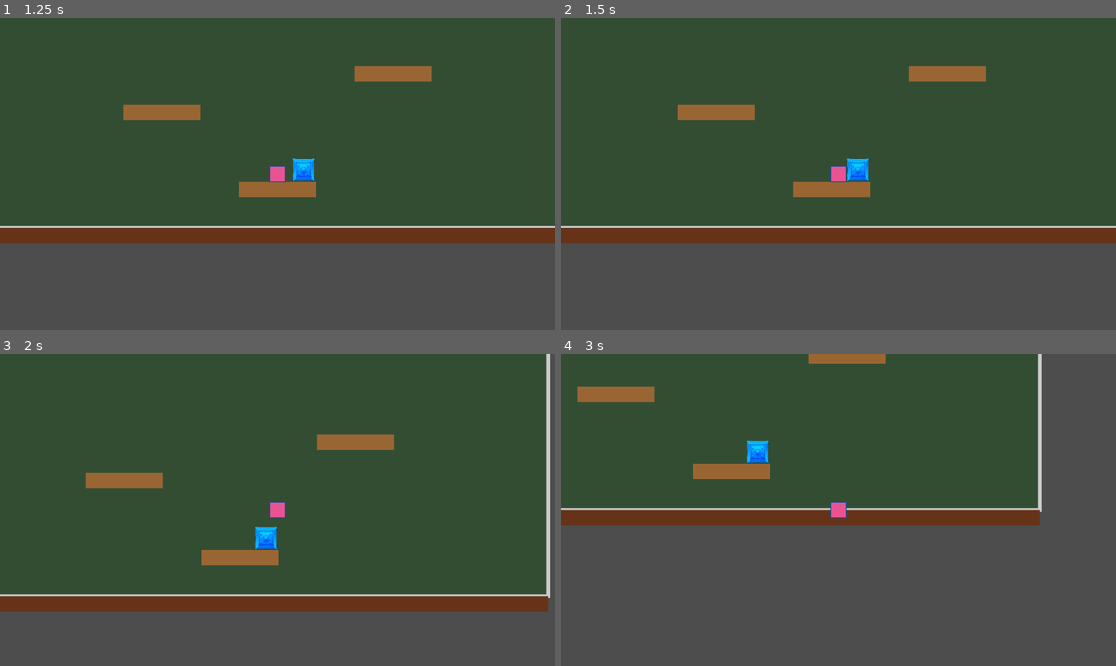
Above: before the commit, frames 1-4 (two rows, left to right).
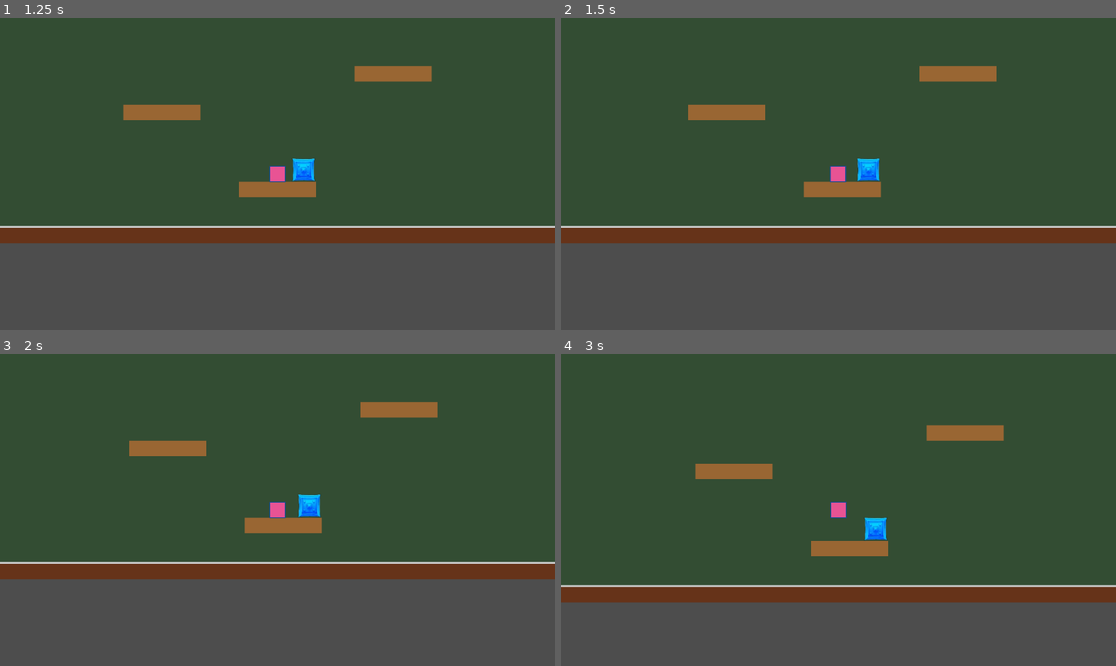
Above: after the commit, the same moments.

Repository: d-v-b/ld58
Game: Godot game, scene res://scenes/main_menu.tscn
Two runs of this game, one before a commit and one after it. Both use one fixed random seed, a clock stepped at 60 frames per second and the inputs below.
Inputs (mouse positions are in pixels of both pictures, inside the frame that each line leads up to):
- Up to frame 1 (1.25 s): click "Start" at 0.5 s
- Up to frame 2 (1.5 s): tap Enter at 1.25 s; move the mouse to (866, 170) at 1.27 s; press the mouse at (866, 170) at 1.28 s; hold Right (ui_right) from 1.28 s (still down)
- Up to frame 3 (2 s): keep holding Right (ui_right); tap Space (action_jump) at 1.52, 1.55, 1.82 s
- Up to frame 4 (3 s): move the mouse to (727, 525) at 2.02 s; release the mouse at (727, 525) at 2.03 s; tap Space (action_jump) at 2.1, 2.27, 2.57 s; click (727, 525) at 2.3 s; move the mouse to (894, 441) at 2.77 s; release Right (ui_right) at 2.78 s; press the mouse at (894, 441) at 2.78 s; hold Left (ui_left) from 2.78 s (still down)

Frame 1 is identical in both runs. In frame 2, 1.0% of the frame differs, in the area x 21-79%, y 15-58%; in frame 3, 21%; in frame 4, 40%, in the area x 0-100%, y 0-80%.

Commit message:
add mouse-centric movement controls, add mining block explosion mechanic

Diff:
--- a/Collector/scripts/mining_block.gd
+++ b/Collector/scripts/mining_block.gd
@@ -1,21 +1,42 @@
-extends Node2D
+extends StaticBody2D
 
 signal mine
 signal destroy
 
 @export var health: int = 5
+@export var pushback_force: float = 100.0
 
 func _on_mine() -> void:
+	print("_on_mine called!")
 	reduce_health()
+	push_player_away()
 
 func _on_destroy() -> void:
 	queue_free()
 
 func _on_input_event(viewport: Node, event: InputEvent, shape_idx: int) -> void:
+	print("_on_input_event called with event: ", event)
 	if event.is_action_pressed("action_mine"):
+		print("Mining action detected, emitting mine signal")
 		mine.emit()
+		# Consume the event so it doesn't reach the player
+		get_viewport().set_input_as_handled()
 
 func reduce_health(value: int = 1):
 	health -= value
 	if health <= 0:
 		destroy.emit()
+
+func push_player_away():
+	# Find the player in the scene
+	var player = get_tree().get_first_node_in_group("player")
+	if player:
+		var direction = (player.global_position - global_position).normalized()
+		var force = direction * pushback_force
+		print("Pushing player away with force: ", force)
+		if player.has_method("apply_pushback"):
+			player.apply_pushback(force)
+		else:
+			print("Player doesn't have apply_pushback method!")
+	else:
+		print("Player not found in group!")
--- a/Collector/scripts/player.gd
+++ b/Collector/scripts/player.gd
@@ -1,7 +1,7 @@
 extends CharacterBody2D
 
-@export var speed = 300.0
-@export var jump_velocity = -400.0
+@export var impulse_strength = 500.0
+@export var friction = 0.9
 
 var gravity = ProjectSettings.get_setting("physics/2d/default_gravity")
 
@@ -11,24 +11,53 @@
 	rect_shape.size = Vector2(40, 40)
 	collision_shape.shape = rect_shape
 
+	# Add to player group so mining blocks can find us
+	add_to_group("player")
+
 func _physics_process(delta):
+	# Handle mouse input first, before physics
+	handle_mouse_input()
+
 	if not is_on_floor():
 		velocity.y += gravity * delta
+	else:
+		# Apply friction when on the ground
+		velocity.x *= friction
 
-	if Input.is_action_just_pressed("action_jump") and is_on_floor():
-		velocity.y = jump_velocity
-
-	handle_input()
 	move_and_slide()
 
-func handle_input():
-	var input_dir = 0
-	if Input.is_action_pressed("ui_left"):
-		input_dir -= 1
-	if Input.is_action_pressed("ui_right"):
-		input_dir += 1
+	# Handle collisions and bounce off mining blocks
+	for i in get_slide_collision_count():
+		var collision = get_slide_collision(i)
+		var collider = collision.get_collider()
 
-	if input_dir != 0:
-		velocity.x = input_dir * speed
-	else:
-		velocity.x = move_toward(velocity.x, 0, speed)
+		# Only bounce off mining blocks
+		if collider and collider.name == "MiningBlock":
+			var normal = collision.get_normal()
+			velocity = velocity.bounce(normal)
+
+func handle_mouse_input():
+	if Input.is_action_just_pressed("action_mine"):
+		# Check if we clicked on a mining block
+		var space_state = get_world_2d().direct_space_state
+		var mouse_pos = get_global_mouse_position()
+		var query = PhysicsPointQueryParameters2D.new()
+		query.position = mouse_pos
+		var result = space_state.intersect_point(query, 1)
+
+		# Only apply impulse if we didn't click on a mining block
+		var clicked_mining_block = false
+		for hit in result:
+			if hit.collider.name == "MiningBlock":
+				clicked_mining_block = true
+				break
+
+		if not clicked_mining_block:
+			var direction = (mouse_pos - global_position).normalized()
+			velocity = direction * impulse_strength
+
+func apply_pushback(force: Vector2):
+	print("Player received pushback: ", force)
+	print("Velocity before: ", velocity)
+	velocity += force
+	print("Velocity after: ", velocity)
